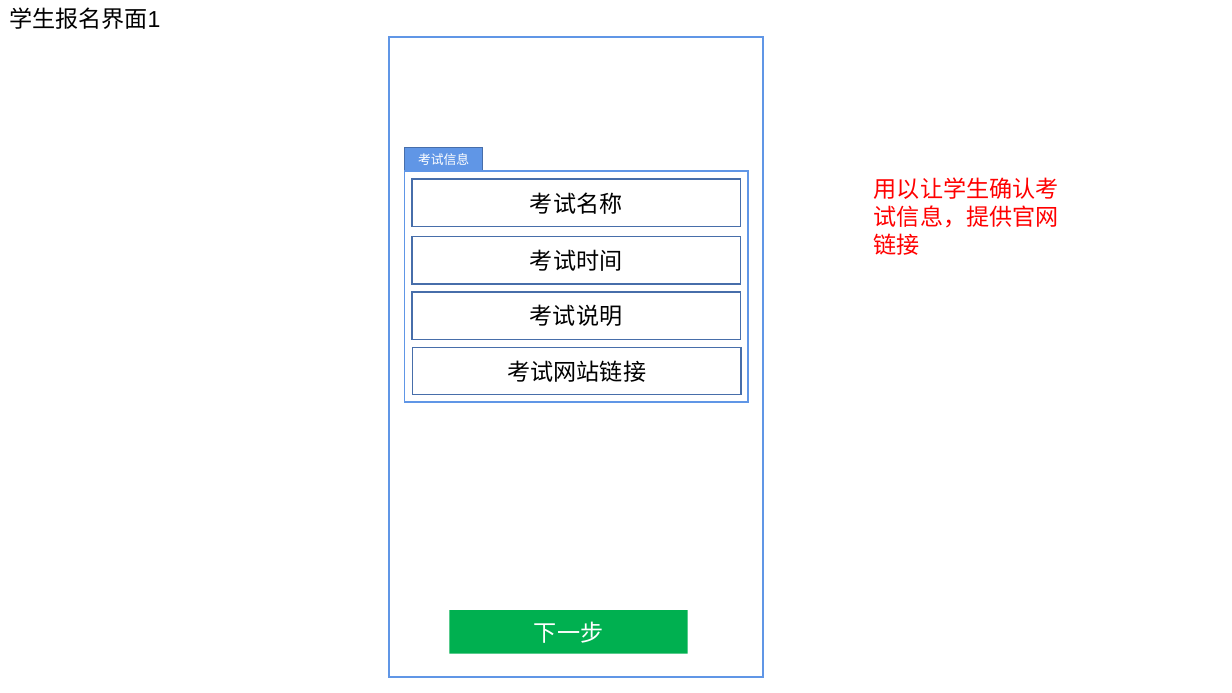
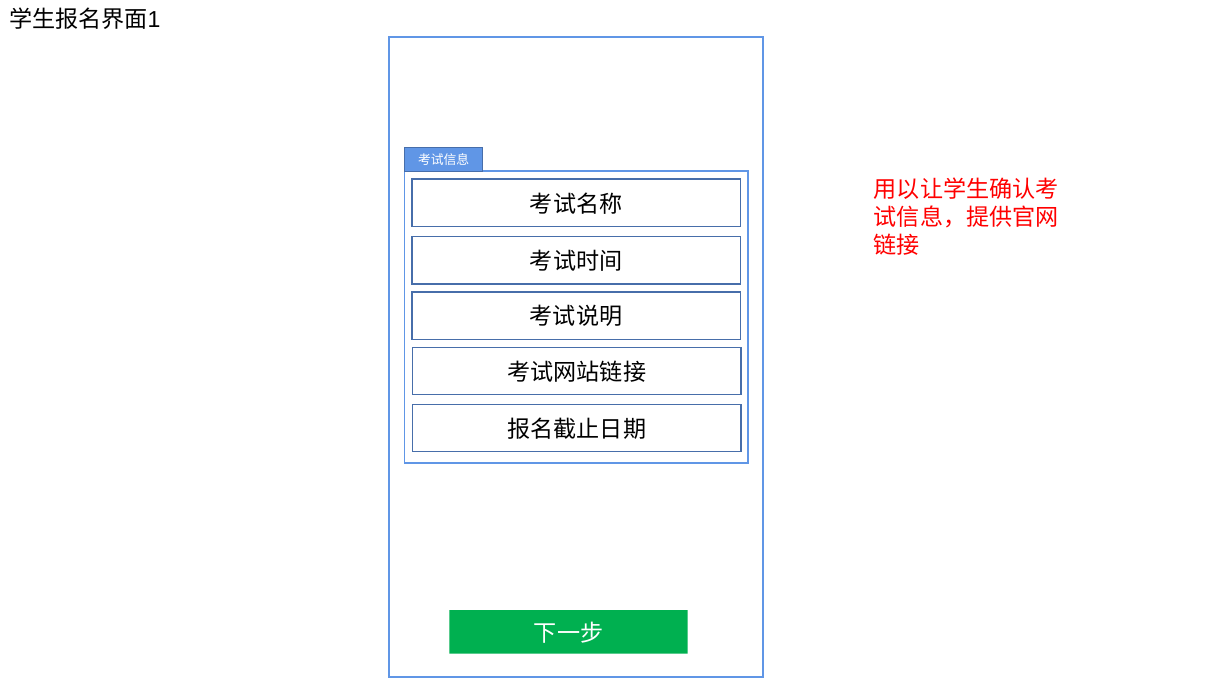
Before and after one commit to ISheenSomeOne/eTeam, a slide deck: slide 6 of eTeam需求界面1.pptx. Drawn at 1232x693 pixels with LibreOffice and Linux fonts; fonts in the diff are those of the drawing. Boxes give left, top, right and bottom in pixels: in the first picture for what was removed or moved away, otherwise in the second. Text is boxed around its words. In the diff, an @@ line names an element or a change of style, - is before the commit and + after.

```diff
--- a/eTeam需求界面1.pptx
+++ b/eTeam需求界面1.pptx
@@ rectangle: place and size @@
-rectangle at bbox=[405, 171, 749, 401]
+rectangle at bbox=[405, 171, 749, 462]
@@ rectangle added at bbox=[413, 405, 741, 452], outline #476FAA 1 pt, 18 pt, text #000000 @@
+报名截止日期
```
Also in this commit, not shown: 3 other slides changed, 3 slides added.
